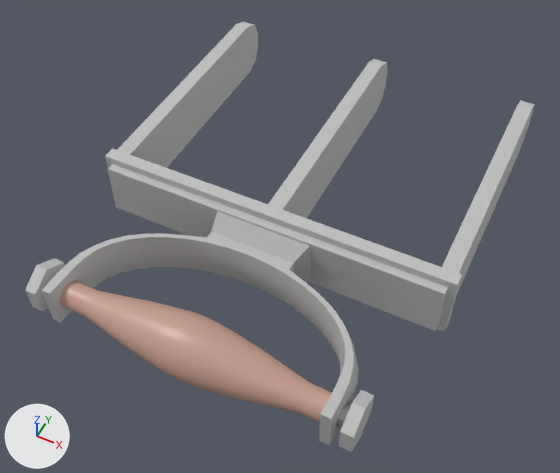
What one commit did to the FBX model RAW/AssetsRosa/SM_LeverWrist_01.fbx.
One viewpoint serves both versions: a 50 mm camera at (0.369, -1.239, 0.892) aimed at (-0.004, -0.494, -0.039). Every picture has the same lights, and +X, +Y and +Z are marked at lower left. The older version comes first. Where no turn or scale is listed for an object, it has been applied to the vertices.

In view in the first picture: 'LeverWrist_01'.
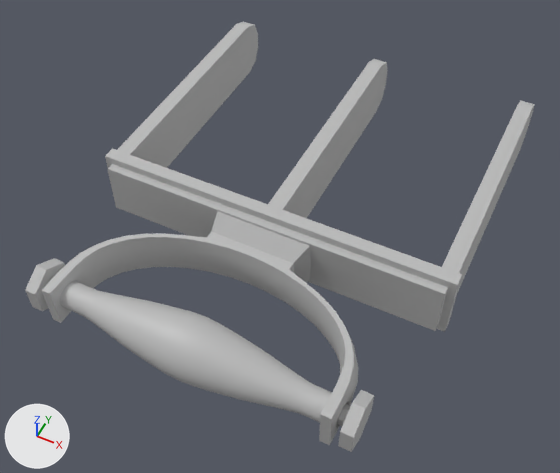
The newer file is also turned or shifted as a whole; pictures and numbers use the older file's frame.

Boxes (x1, y1, x2, y2) around the edits, measured in the pictures (560 x 473 px):
part 1 of me_mesh, recoloured (beige to grey)
    both: (60, 281, 332, 422)

The edits, one by one:
me_mesh has 1675 vertices, 1627 faces and spans x -0.291..0.291, y -0.693..0.038, z -0.056..0.056.
me_mesh is used by ob_leverwrist_01; location (0.0, -0.116, 0.0).
me_mesh no longer uses material mat_standardsurface1 (light grey #c0c0c0).
me_mesh part 1: all 400 faces that had it switch from mat_humanbody_standardsurface2 (beige #c79d8d) to mat_lambert1 (grey #bcbcbc).
